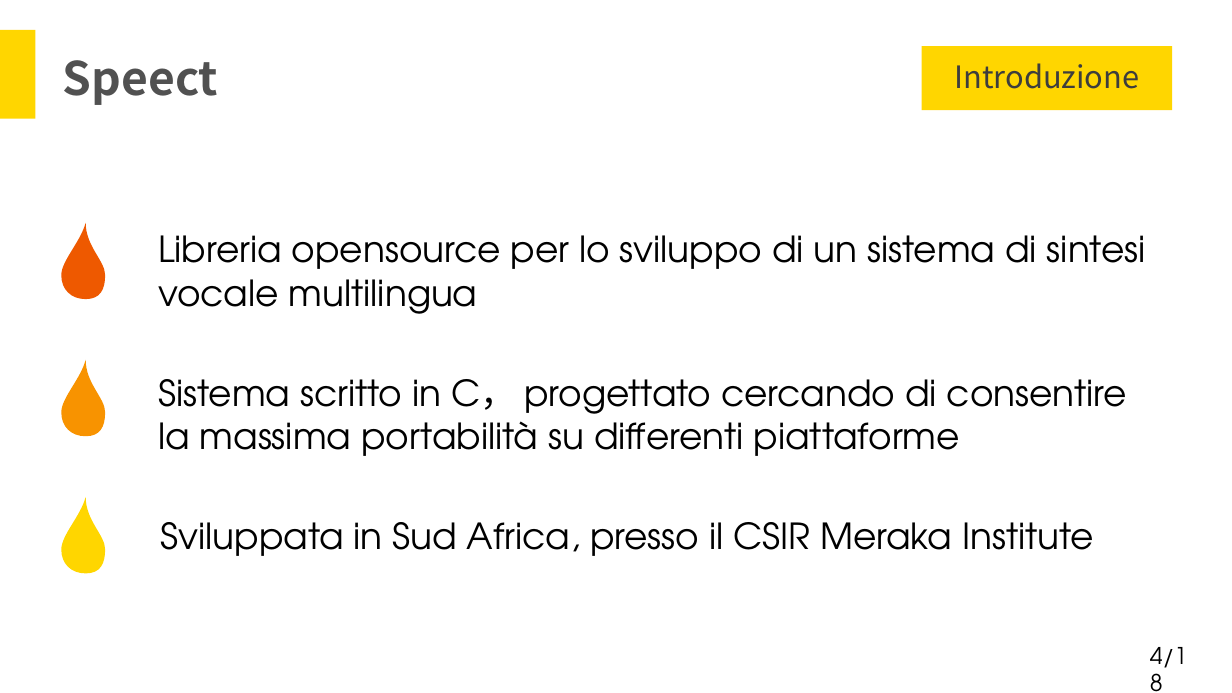
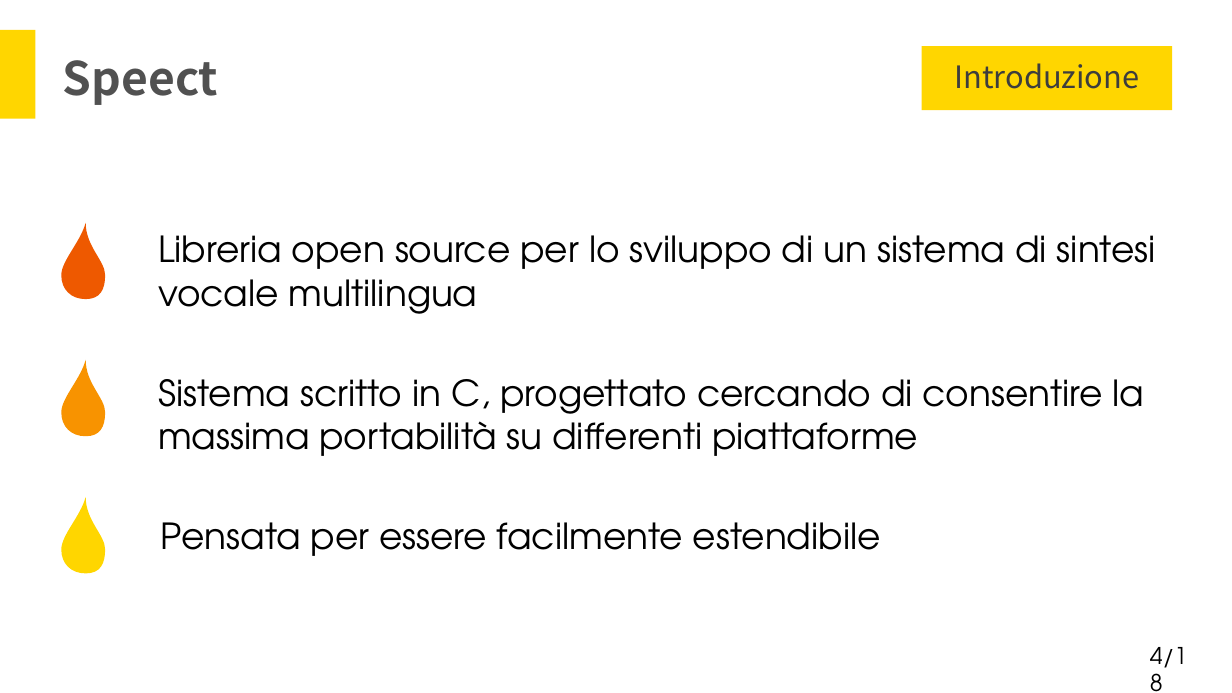
Before and after one commit to Italiaracerx/progettoSWE, a slide deck: slide 4 of Presentazioni/Presentazioni RA/Presentazione RA.pptx. Drawn at 1232x693 pixels with LibreOffice and Linux fonts; fonts in the diff are those of the drawing. Boxes give left, top, right and bottom in pixels: in the first picture for what was removed or moved away, otherwise in the second. Text is boxed around its words. In the diff, an @@ line names an element or a change of style, - is before the commit and + after.

Commit message:
update slide RA

```diff
--- a/Presentazioni/Presentazioni RA/Presentazione RA.pptx
+++ b/Presentazioni/Presentazioni RA/Presentazione RA.pptx
@@ text at (158,235,1156,314): spaces changed @@
-Libreria opensource per lo sviluppo di un sistema di sintesi vocale multilingua
+Libreria open source per lo sviluppo di un sistema di sintesi vocale multilingua
@@ text at (158,379,1145,456): text changed @@
-Sistema scritto in C， progettato cercando di consentire la massima portabilità su differenti piattaforme
+Sistema scritto in C, progettato cercando di consentire la massima portabilità su differenti piattaforme
@@ text at (161,522,881,556): text changed @@
-Sviluppata in Sud Africa, presso il CSIR Meraka Institute
+Pensata per essere facilmente estendibile
```
Also in this commit, not shown: 6 other slides changed, 1 slide added, 1 slide removed.
